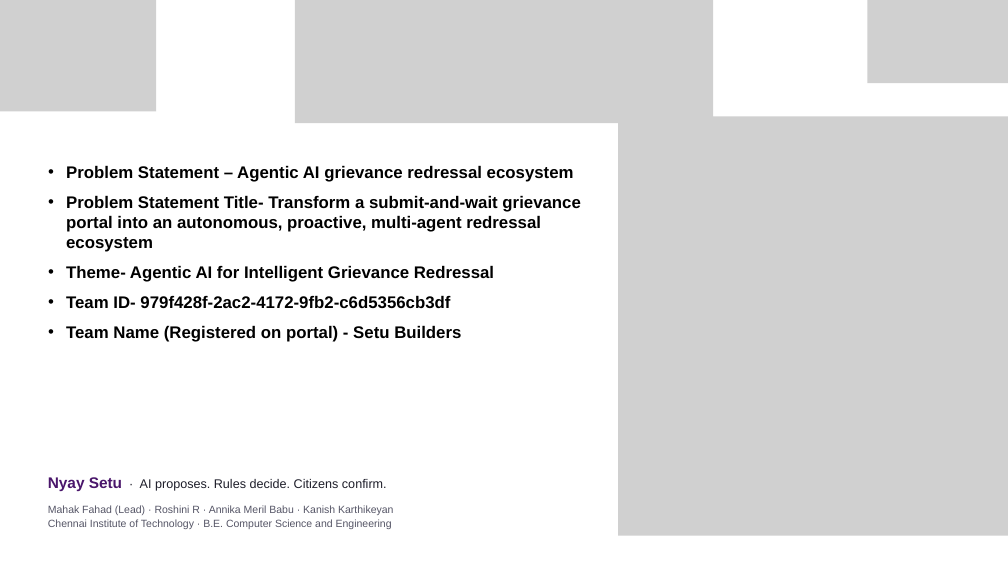
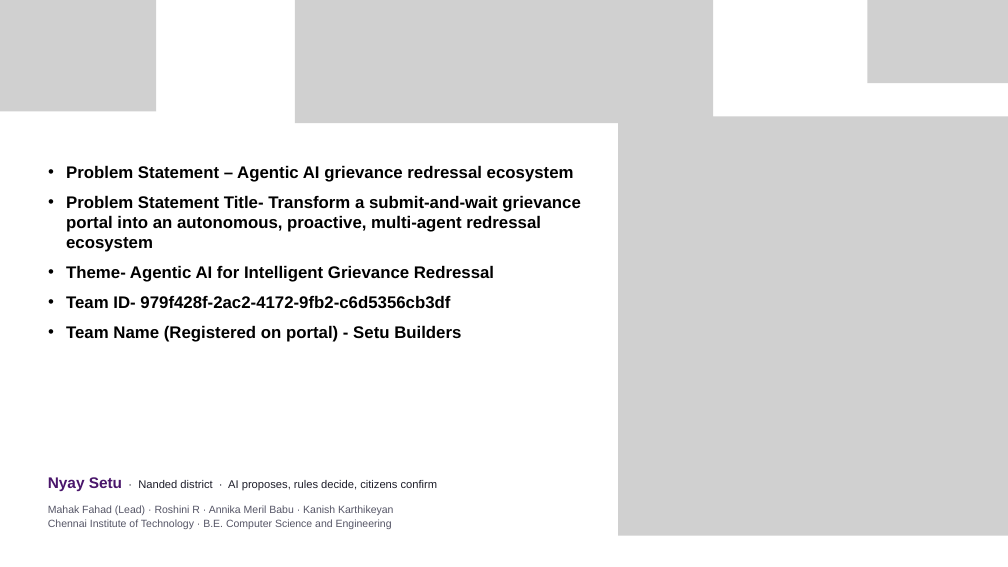
Before and after one commit to mahak867/setu-builders, a slide deck: slide 1 of docs/round1/Setu_Builders_HackFusion4.pptx. Drawn at 1008x567 pixels with LibreOffice and Linux fonts; fonts in the diff are those of the drawing; grey boxes stand for pictures. Boxes give left, top, right and bottom in pixels: in the first picture for what was removed or moved away, otherwise in the second. Text is boxed around its words. In the diff, an @@ line names an element or a change of style, - is before the commit and + after.

```diff
--- a/docs/round1/Setu_Builders_HackFusion4.pptx
+++ b/docs/round1/Setu_Builders_HackFusion4.pptx
@@ text at (x1=48, y1=477, x2=438, y2=491): text changed; size 18 to 16 pt @@
-Nyay Setu · AI proposes. Rules decide. Citizens confirm.
+Nyay Setu · Nanded district · AI proposes, rules decide, citizens confirm
```
Also in this commit, not shown: 4 other slides changed, 2 other files.
